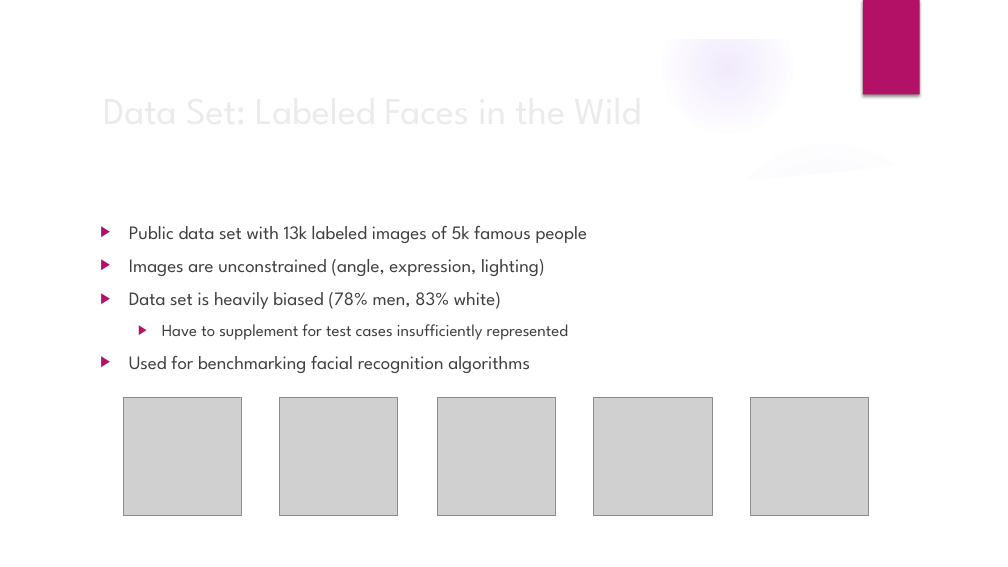
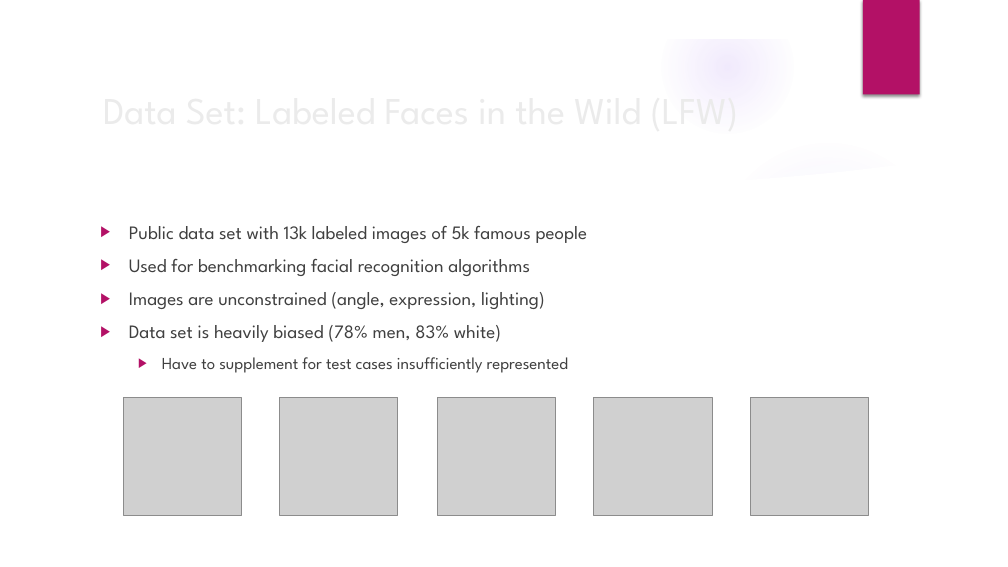
Before and after one commit to erstrong/BigDataSystemsandIntelligenceAnalytics, a slide deck: slide 8 of AdversarialFaceRecognition/ProgressReport.pptx (slide 2 before the commit). Drawn at 1008x567 pixels with LibreOffice and Linux fonts; fonts in the diff are those of the drawing; grey boxes stand for pictures; background and template pictures are left out. Boxes give left, top, right and bottom in pixels: in the first picture for what was removed or moved away, otherwise in the second. Text is boxed around its words. In the diff, an @@ line names an element or a change of style, - is before the commit and + after.

```diff
--- a/AdversarialFaceRecognition/ProgressReport.pptx
+++ b/AdversarialFaceRecognition/ProgressReport.pptx
@@ text at bbox=[129, 259, 530, 276]: paragraph added @@
+▶ Used for benchmarking facial recognition algorithms
@@ text at bbox=[129, 356, 530, 373]: paragraph removed @@
-▶ Used for benchmarking facial recognition algorithms
```
Also in this commit, not shown: 9 other slides changed, 2 slides added, 1 slide removed, 35 other files.
